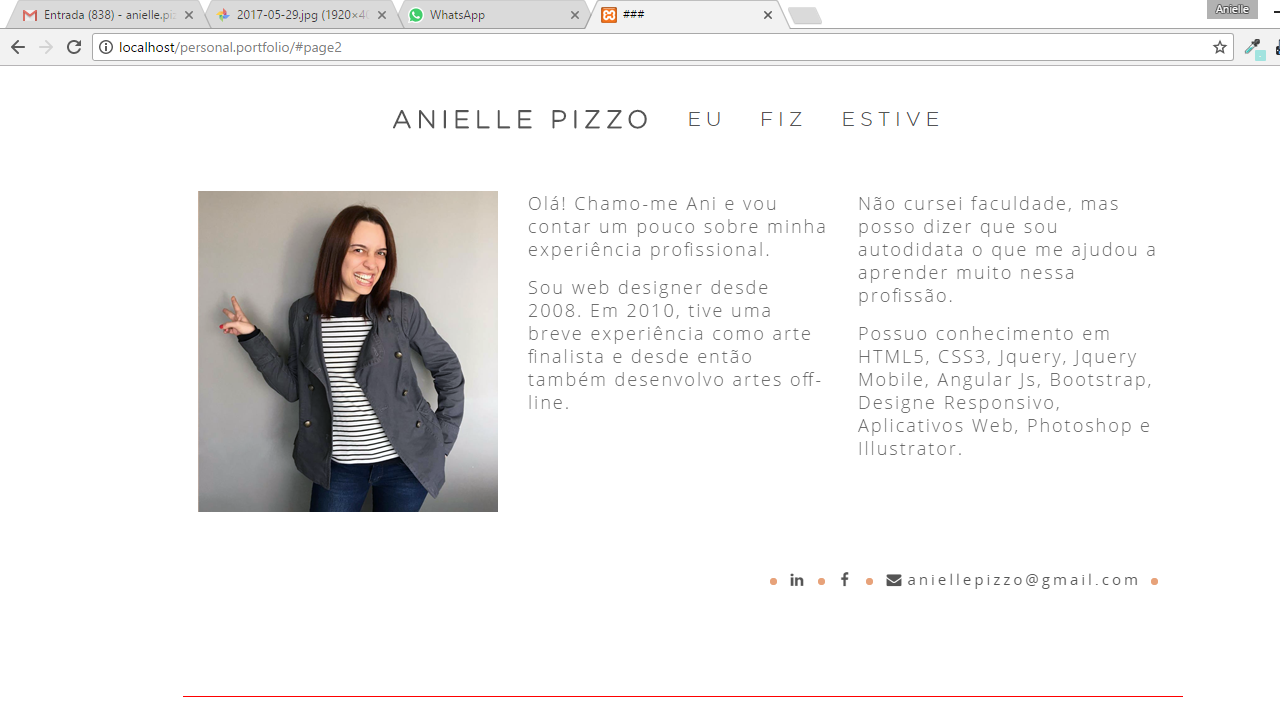
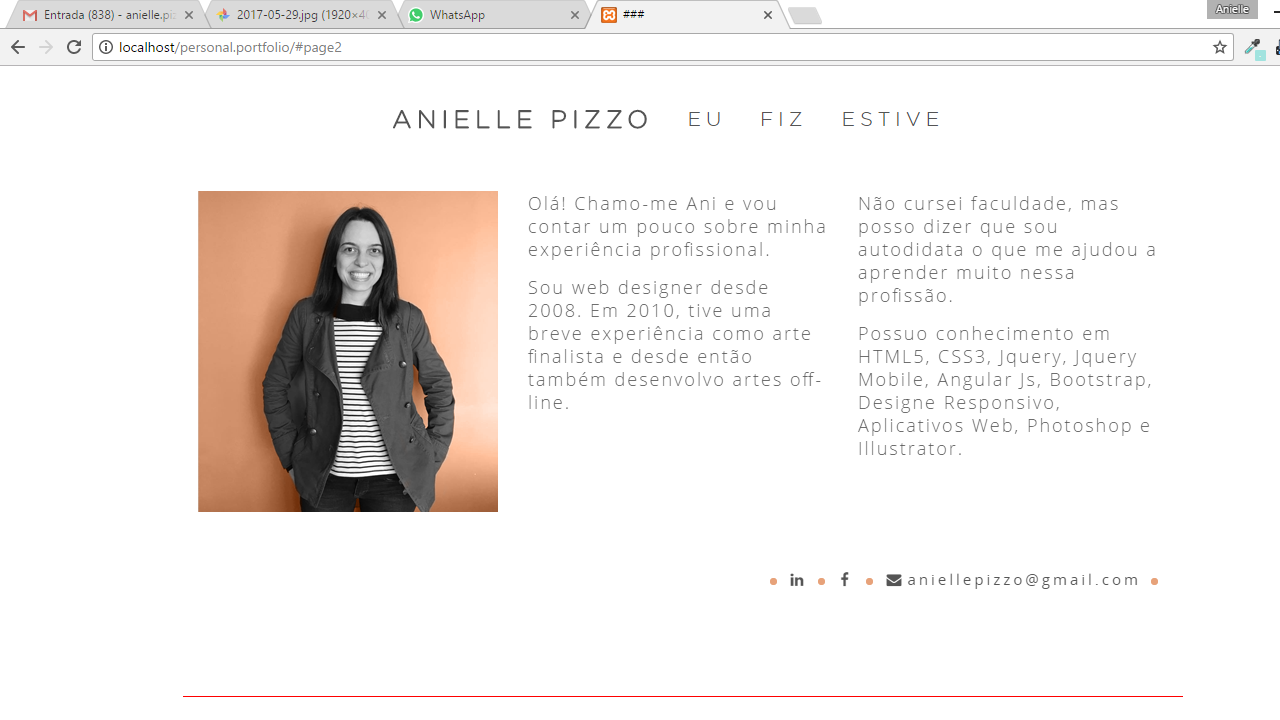
The second 1280×720 image is a revision of the first. Changes to its layers:
hid group "Group 1" (3 layers) over [198, 191, 498, 512]
showed group "Group 2" (3 layers) over [198, 191, 498, 512]
"Background copy" (1st of 2, in "eu" › "Group 2"): blend normal → luminosity over [198, 191, 498, 512]
